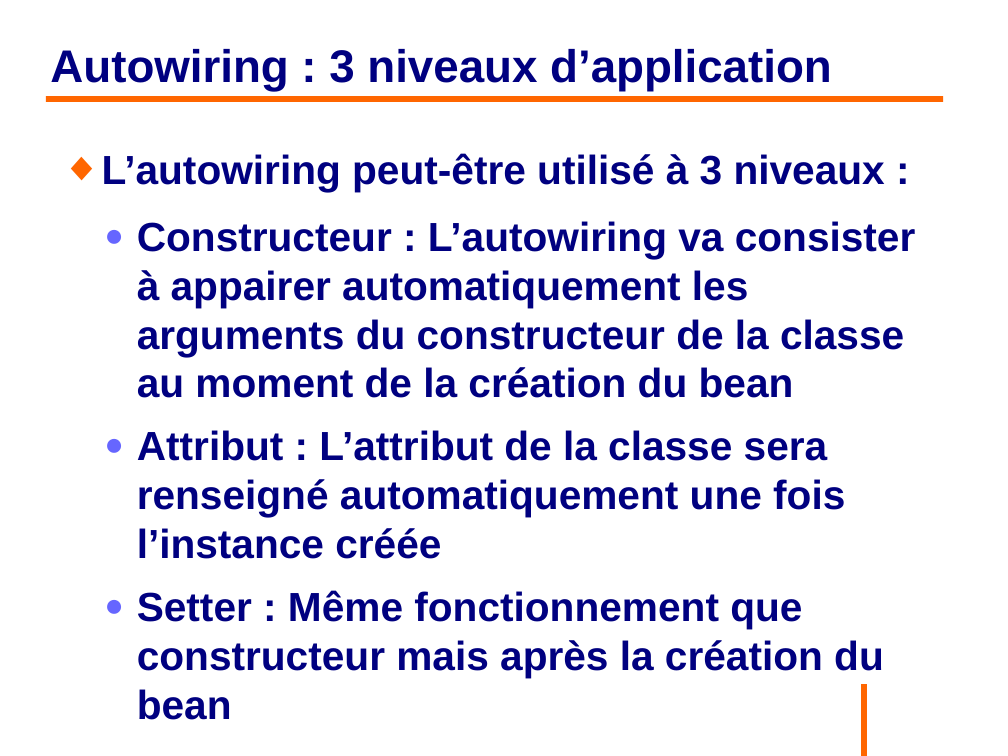
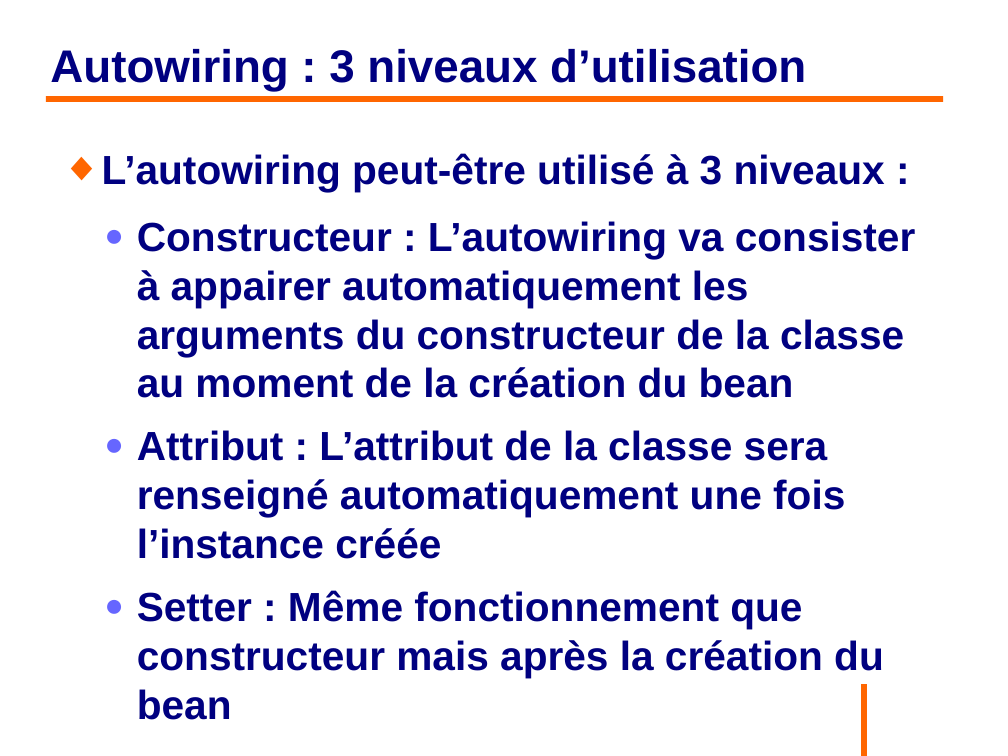
Before and after one commit to philphils/formation-spring, a slide deck: slide 76 of Documentation/diapo_formation_spring.odp. Drawn at 1008x756 pixels with LibreOffice and Linux fonts; fonts in the diff are those of the drawing; background and template pictures are left out. Boxes give left, top, right and bottom in pixels: in the first picture for what was removed or moved away, otherwise in the second. Text is boxed around its words. In the diff, an @@ line names an element or a change of style, - is before the commit and + after.

```diff
--- a/Documentation/diapo_formation_spring.odp
+++ b/Documentation/diapo_formation_spring.odp
@@ title at (x1=50, y1=49, x2=806, y2=92): text changed @@
-Autowiring : 3 niveaux d’application
+Autowiring : 3 niveaux d’utilisation
```
Also in this commit, not shown: 14 other slides changed, 18 slides added.
